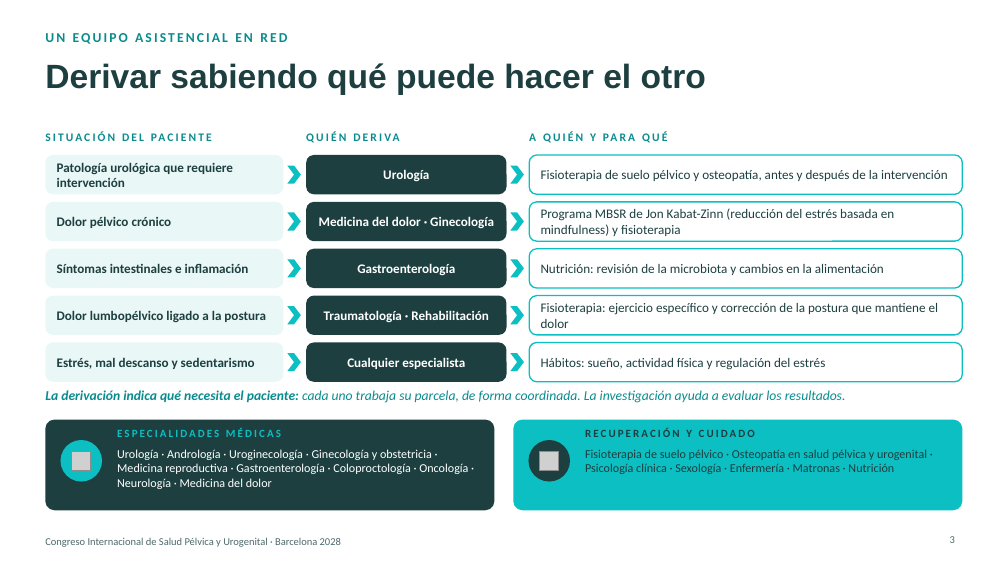
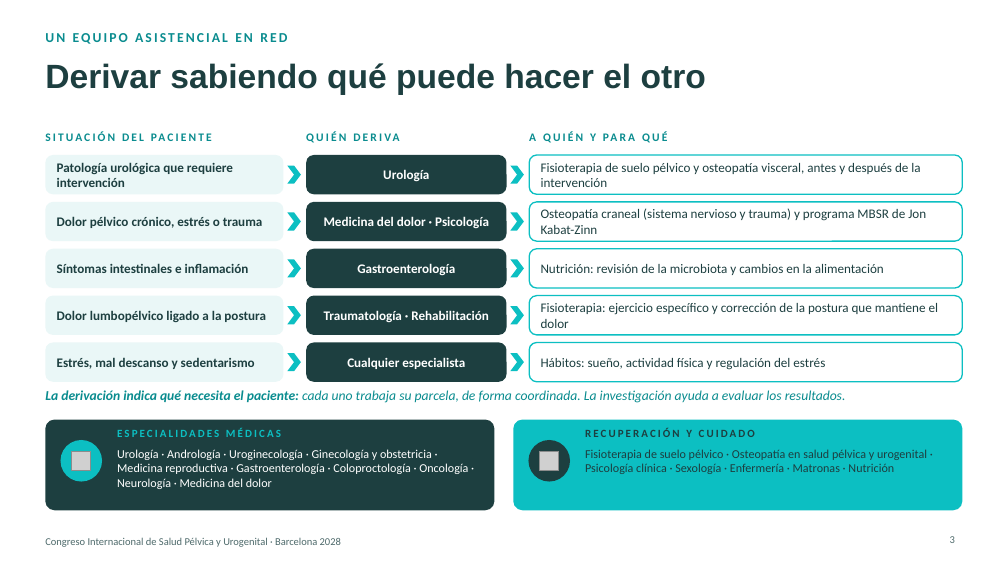
Before and after one commit to walam-bcn/formacion-olivier-bazin, a slide deck: slide 3 of Presentacion_ACU_Congreso_Barcelona_2028.pptx. Drawn at 1008x567 pixels with LibreOffice and Linux fonts; fonts in the diff are those of the drawing; grey boxes stand for pictures; background and template pictures are left out. Boxes give left, top, right and bottom in pixels: in the first picture for what was removed or moved away, otherwise in the second. Text is boxed around its words. In the diff, an @@ line names an element or a change of style, - is before the commit and + after.

```diff
--- a/Presentacion_ACU_Congreso_Barcelona_2028.pptx
+++ b/Presentacion_ACU_Congreso_Barcelona_2028.pptx
@@ text at <box>541,163,920,187</box>: text changed @@
-Fisioterapia de suelo pélvico y osteopatía, antes y después de la intervención
+Fisioterapia de suelo pélvico y osteopatía visceral, antes y después de la intervención
@@ text at <box>541,208,926,234</box>: text changed @@
-Programa MBSR de Jon Kabat-Zinn (reducción del estrés basada en mindfulness) y fisioterapia
+Osteopatía craneal (sistema nervioso y trauma) y programa MBSR de Jon Kabat-Zinn
@@ text at <box>57,216,263,228</box>: text changed @@
-Dolor pélvico crónico
+Dolor pélvico crónico, estrés o trauma
@@ text at <box>324,216,489,228</box>: text changed @@
-Medicina del dolor · Ginecología
+Medicina del dolor · Psicología
```
